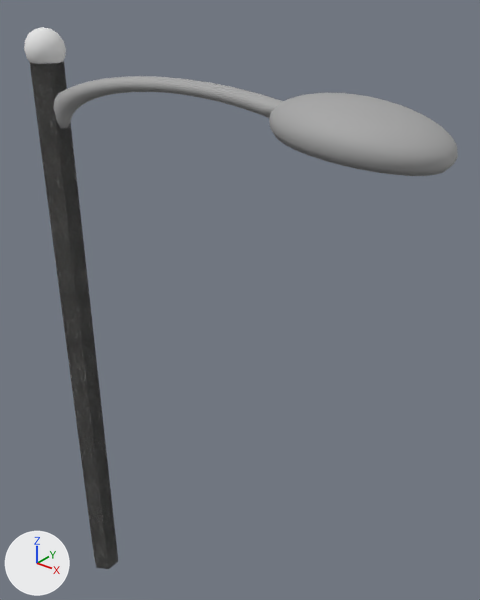
The OBJ model resources/StreetLamp2.obj as it was, and as the next commit left it.
Before and after are seen from a camera (50 mm lens) standing at (12.02, -8.73, 15.39) and looking at (4.09, 1.19, 9.24). The lights are fixed; the arrows at lower left show +X, +Y and +Z. Where no turn or scale is listed for an object, it has been applied to the vertices.

The first picture shows 'LightPart_Sphere', 'Pole_Cylinder', 'Sphere_Sphere.001', 'Torus.001'.
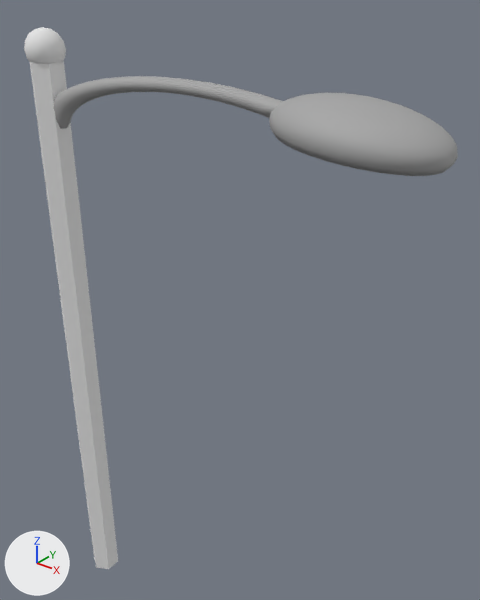
What changed in the scene script:
```text
Change me_pole_cylinder:
    where me_pole_cylinder.from_pydata(...)  # 72 vertices, 68 faces; spans x -0.32..0.32, y -0.37..0.37, z -0.04..13.84
    remove me_pole_cylinder.materials.append(mat_material_002)
    add me_pole_cylinder.materials.append(mat_none)  # white #e7e7e7
```

Location of each change, [x1, y1, x2, y2] in pixels of the pictures (480 x 600 px):
'Pole_Cylinder', recoloured
    both: [30, 62, 118, 569]
